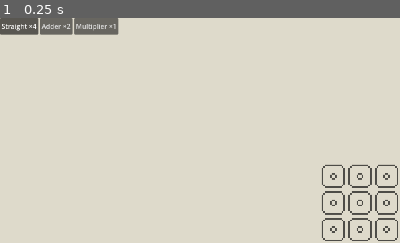
Above: before the commit, frame 1.
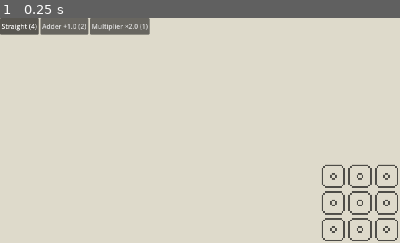
Above: after the commit, the same moment.

Repository: jackgusler/tessera
Game: Godot game, scene res://scenes/Main.tscn
The game is run twice, just before and just after one commit, with the same random seed, the same clock (stepped at 60 frames per second) and the same inputs.
Inputs:
- Up to frame 1 (0.25 s): no input
The pictures show only the part of the screen within x 0-50%, y 0-50%; the shares and areas given below are measured in that part.

The runs differ from the first frame. In frame 1, 1.0% of the frame differs, in the area x 7-38%, y 0-8%.

Commit message:
Auto-backup: 2026-08-11 22:25:54

Diff:
--- a/scripts/gridContainer.gd
+++ b/scripts/gridContainer.gd
@@ -115,7 +115,8 @@
 	if not is_empty(cell, type.placement):
 		return false
 	if type.placement == TileType.Placement.MODIFIER:
-		return not is_empty(cell, TileType.Placement.BASE)
+		var host := get_tile(cell, TileType.Placement.BASE)
+		return host != null and host.type.accepts_modifiers
 	return true
 
 func current_slot() -> InventorySlot:
@@ -132,7 +133,7 @@
 		return
 	var t := Tile.new()
 	t.type = slot.type
-	t.rotation = current_rotation
+	t.rotation = _rotation_for(cell, slot.type)
 	t.stat = slot.stat
 	place_tile(cell, t)
 
@@ -156,7 +157,7 @@
 	var layer := layer_for(slot.type)
 	if preview.tile_set != layer.tile_set:
 		preview.tile_set = layer.tile_set
-	preview.set_cell(board_to_map(cell), _source_id(layer, slot.type.texture), slot.type.atlas_coords, _rotation_to_alt(current_rotation))
+		preview.set_cell(board_to_map(cell), _source_id(layer, slot.type.texture), slot.type.atlas_coords, _rotation_to_alt(_rotation_for(cell, slot.type)))
 
 func _cell_under_mouse() -> Vector2i:
 	return map_to_board(base_layer.local_to_map(base_layer.get_local_mouse_position()))
@@ -214,6 +215,10 @@
 	return _remaining.get(type, 0)
 
 func check_solution() -> void:
+	for slot in level.inventory:
+		if slot.type.placement == TileType.Placement.MODIFIER and remaining(slot.type) > 0:
+			run_failed.emit("Every modifier has to be used.")
+			return
 	var res := Simulator.run(self)
 	if not res.success:
 		run_failed.emit(res.error)
@@ -260,6 +265,25 @@
 			out.append(n)
 	return out
 
+func _dir_index(from: Vector2i, to: Vector2i) -> int:
+	return ORTHO.find(to - from)
+
+func _piece_for(a: int, b: int) -> Dictionary:
+	if b == a:
+		return { "type": database.belt_straight,     "rotation": (b + 1) % 4 }
+	if b == (a + 1) % 4:
+		return { "type": database.belt_corner_right, "rotation": b }
+	if b == (a + 3) % 4:
+		return { "type": database.belt_corner_left,  "rotation": (b + 2) % 4 }
+	return {}
+
+func _rotation_for(cell: Vector2i, type: TileType) -> int:
+	if type.placement == TileType.Placement.MODIFIER:
+		var host := get_tile(cell, TileType.Placement.BASE)
+		if host:
+			return host.rotation
+	return current_rotation
+
 func _rotation_to_alt(rot: int) -> int:
 	match rot:
 		1: return TileSetAtlasSource.TRANSFORM_TRANSPOSE | TileSetAtlasSource.TRANSFORM_FLIP_H
--- a/scripts/hotbar.gd
+++ b/scripts/hotbar.gd
@@ -14,7 +14,7 @@
 		var slot: InventorySlot = board.level.inventory[i]
 		var left := board.remaining(slot.type)
 		var btn := Button.new()
-		btn.text = "%s ×%d" % [slot.type.display_name, left]
+		btn.text = _slot_label(slot, left)
 		btn.toggle_mode = true
 		btn.button_group = group
 		btn.disabled = left <= 0
@@ -24,3 +24,12 @@
 
 func _on_slot_pressed(index: int) -> void:
 	board.current_slot_index = index
+
+func _slot_label(slot: InventorySlot, left: int) -> String:
+	var s := ""
+	match slot.type.category:
+		TileType.Category.ADDER:      s = " +%s" % slot.stat
+		TileType.Category.MULTIPLIER: s = " ×%s" % slot.stat
+		TileType.Category.UPGRADER:   s = " ▲"
+		TileType.Category.DOWNGRADER: s = " ▼"
+	return "%s%s (%d)" % [slot.type.display_name, s, left]
--- a/scripts/tile_database.gd
+++ b/scripts/tile_database.gd
@@ -2,3 +2,8 @@
 extends Resource
 
 @export var types: Array[TileType]
+
+@export_group("Conveyor Pieces")
+@export var belt_straight: TileType
+@export var belt_corner_right: TileType
+@export var belt_corner_left: TileType
--- a/scripts/tile_type.gd
+++ b/scripts/tile_type.gd
@@ -23,6 +23,7 @@
 			property.usage = PROPERTY_USAGE_NONE
 
 @export var category: Category = Category.BELT
+@export var accepts_modifiers: bool = false
 
 @export_group("Art")
 @export var texture: Texture2D
--- a/types/tiles/belt/straight.tres
+++ b/types/tiles/belt/straight.tres
@@ -6,6 +6,7 @@
 [resource]
 script = ExtResource("1_ygbei")
 display_name = "Straight"
+accepts_modifiers = true
 texture = ExtResource("2_f6quw")
 inputs = 2
 outputs = 8
--- a/types/tiles/tile_database.tres
+++ b/types/tiles/tile_database.tres
@@ -16,4 +16,7 @@
 [resource]
 script = ExtResource("1_hpb73")
 types = Array[ExtResource("2_den46")]([ExtResource("3_la7y0"), ExtResource("4_e3p16"), ExtResource("5_glbi3"), ExtResource("6_rsm52"), ExtResource("7_o0p6v"), ExtResource("8_3pwlq"), ExtResource("9_3e604"), ExtResource("10_sy056"), ExtResource("11_4hb4i"), ExtResource("12_e3p16")])
+belt_straight = ExtResource("3_la7y0")
+belt_corner_right = ExtResource("4_e3p16")
+belt_corner_left = ExtResource("5_glbi3")
 metadata/_custom_type_script = "uid://boh722hjjs6o5"
